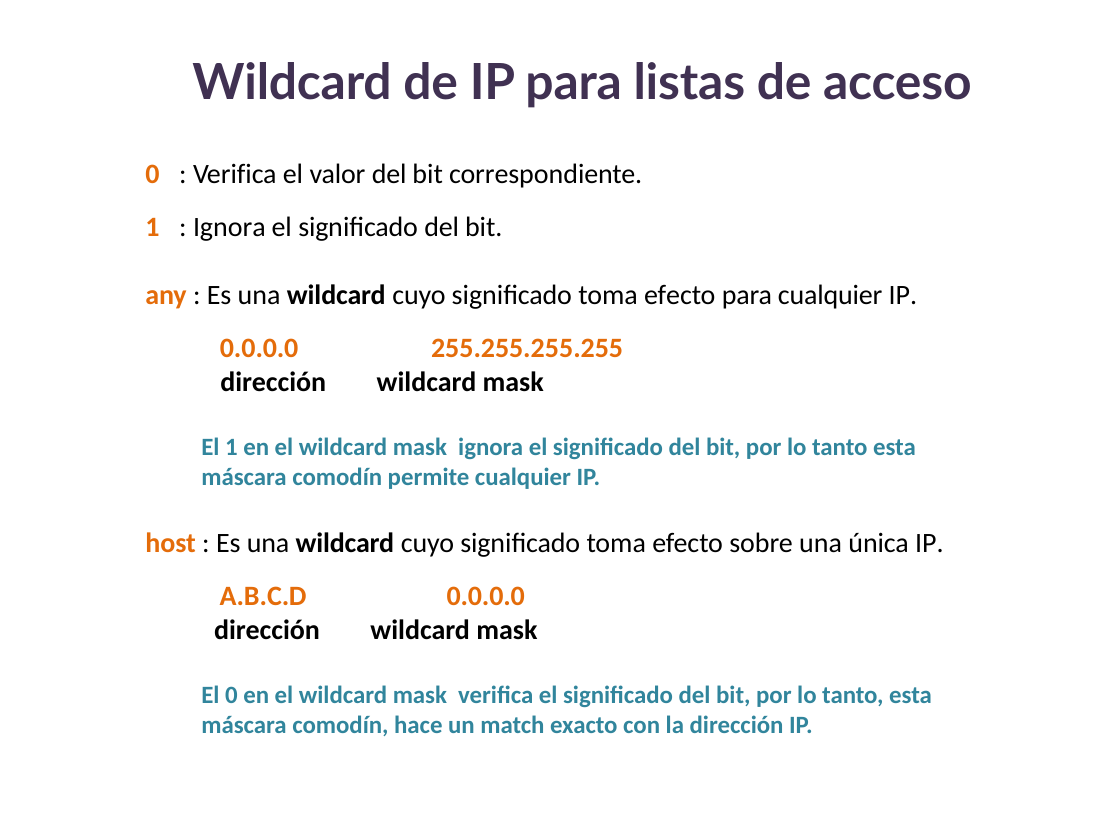
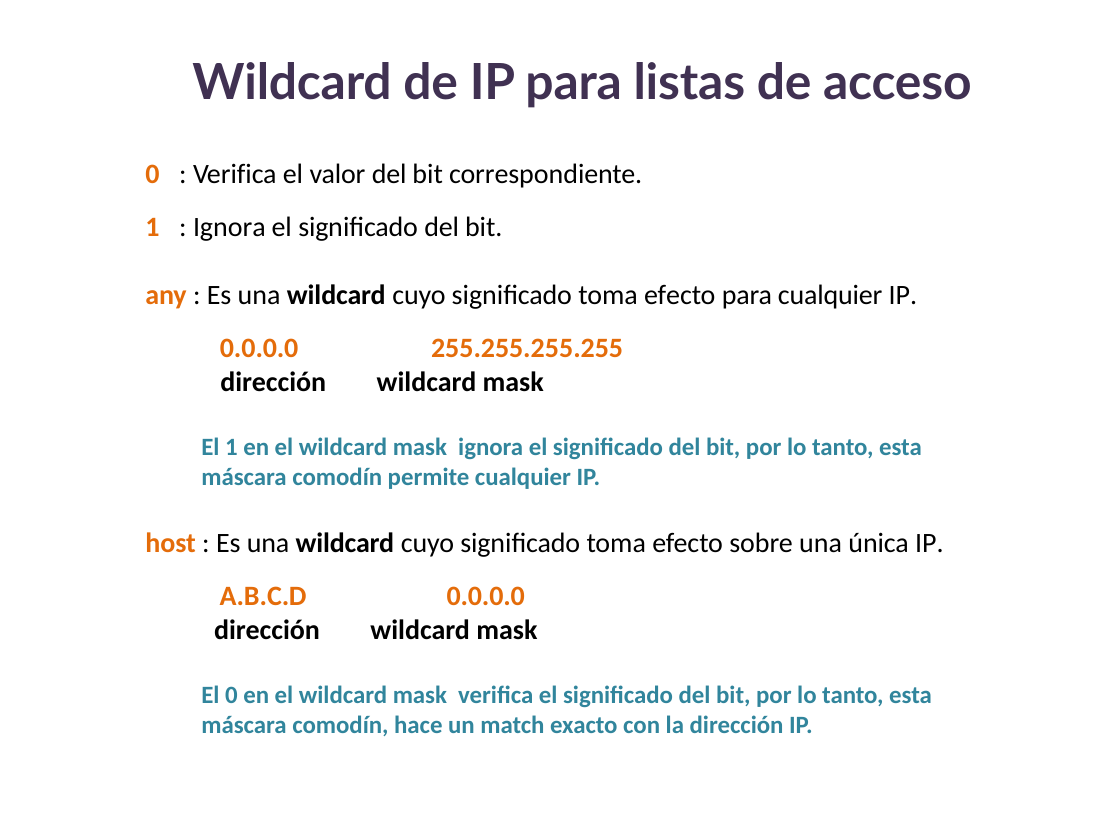
Before and after one commit to lizetheP/WAN, a slide deck: slide 8 of Calendario2025/Presentaciones/11_1_ACLs.pptx. Drawn at 1120x840 pixels with LibreOffice and Linux fonts; fonts in the diff are those of the drawing. Boxes give left, top, right and bottom in pixels: in the first picture for what was removed or moved away, otherwise in the second. Text is boxed around its words. In the diff, an @@ line names an element or a change of style, - is before the commit and + after.

```diff
--- a/Calendario2025/Presentaciones/11_1_ACLs.pptx
+++ b/Calendario2025/Presentaciones/11_1_ACLs.pptx
@@ text at [201, 437, 922, 489]: text changed @@
-  El 1 en el wildcard mask ignora el significado del bit, por lo tanto esta máscara comodín permite cualquier IP.
+  El 1 en el wildcard mask ignora el significado del bit, por lo tanto, esta máscara comodín permite cualquier IP.
```
Also in this commit, not shown: 1 other file.
